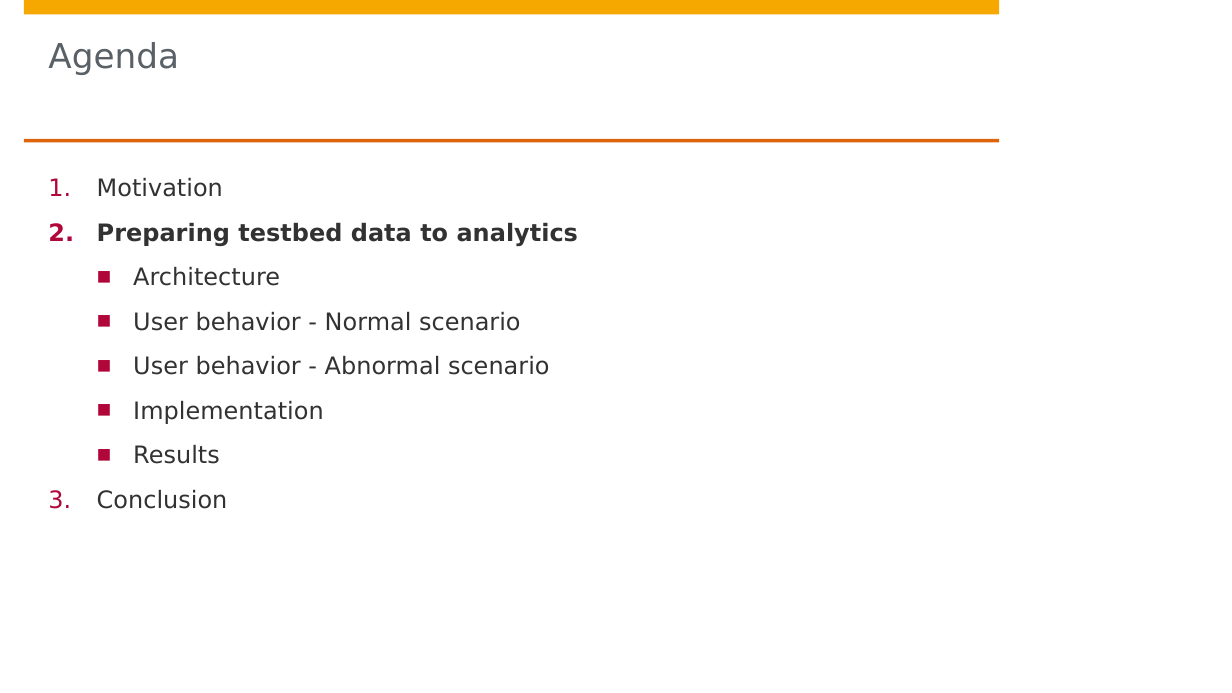
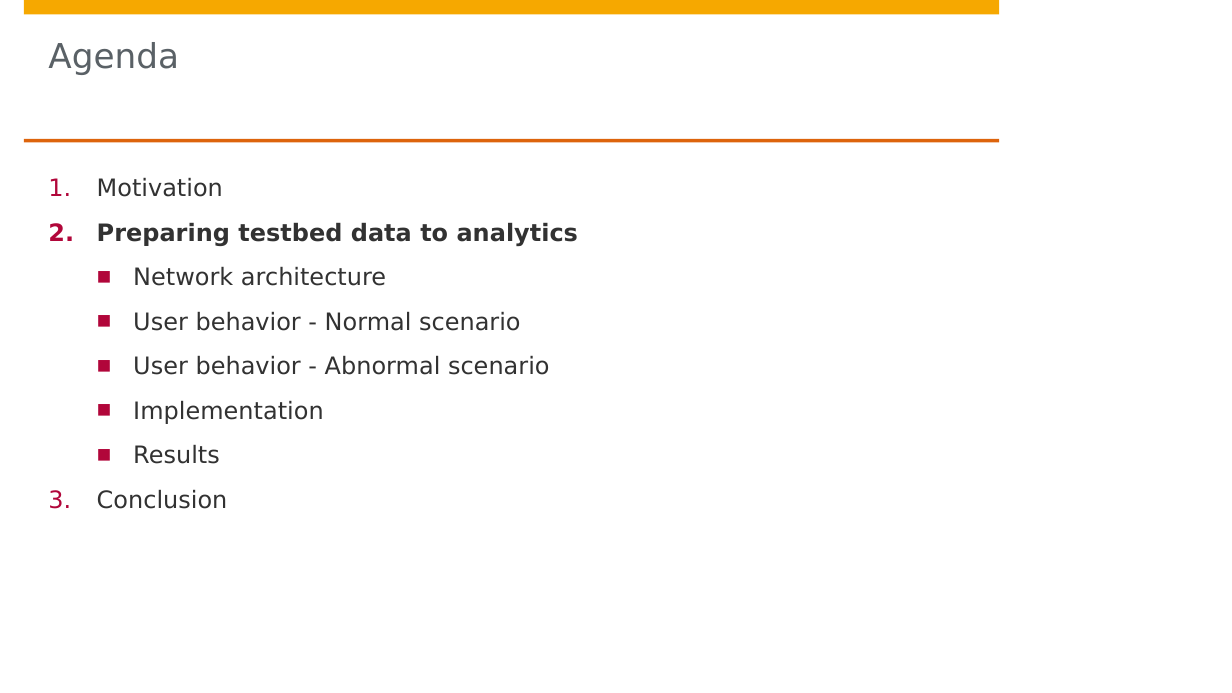
Before and after one commit to aragats/HPI, a slide deck: slide 3 of Research School/Retreat/Fall 2014/retreat release/A.Amirkhanyan/Aragats_Amirkhanyan_Fall_Retreat_2014.pptx. Drawn at 1232x693 pixels with LibreOffice and Linux fonts; fonts in the diff are those of the drawing; background and template pictures are left out. Boxes give left, top, right and bottom in pixels: in the first picture for what was removed or moved away, otherwise in the second. Text is boxed around its words. In the diff, an @@ line names an element or a change of style, - is before the commit and + after.

```diff
--- a/Research School/Retreat/Fall 2014/retreat release/A.Amirkhanyan/Aragats_Amirkhanyan_Fall_Retreat_2014.pptx
+++ b/Research School/Retreat/Fall 2014/retreat release/A.Amirkhanyan/Aragats_Amirkhanyan_Fall_Retreat_2014.pptx
@@ text at bbox=[133, 266, 386, 286]: text changed @@
-  ■ Architecture
+  ■ Network architecture
```
Also in this commit, not shown: 2 other slides changed.
